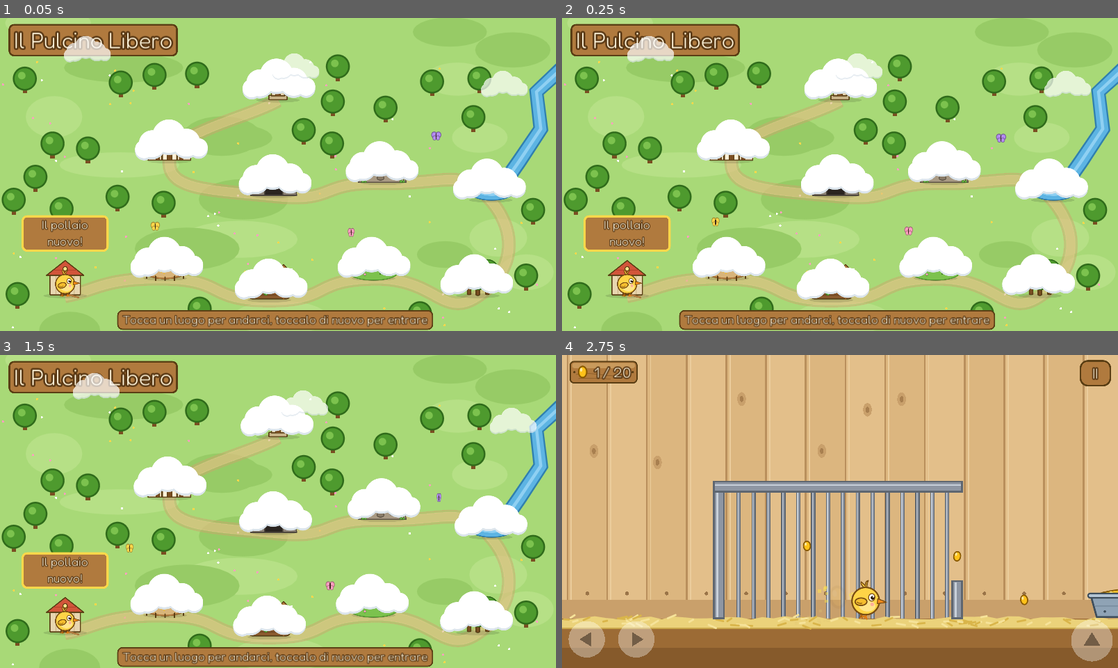
Above: before the commit, frames 1-4 (two rows, left to right).
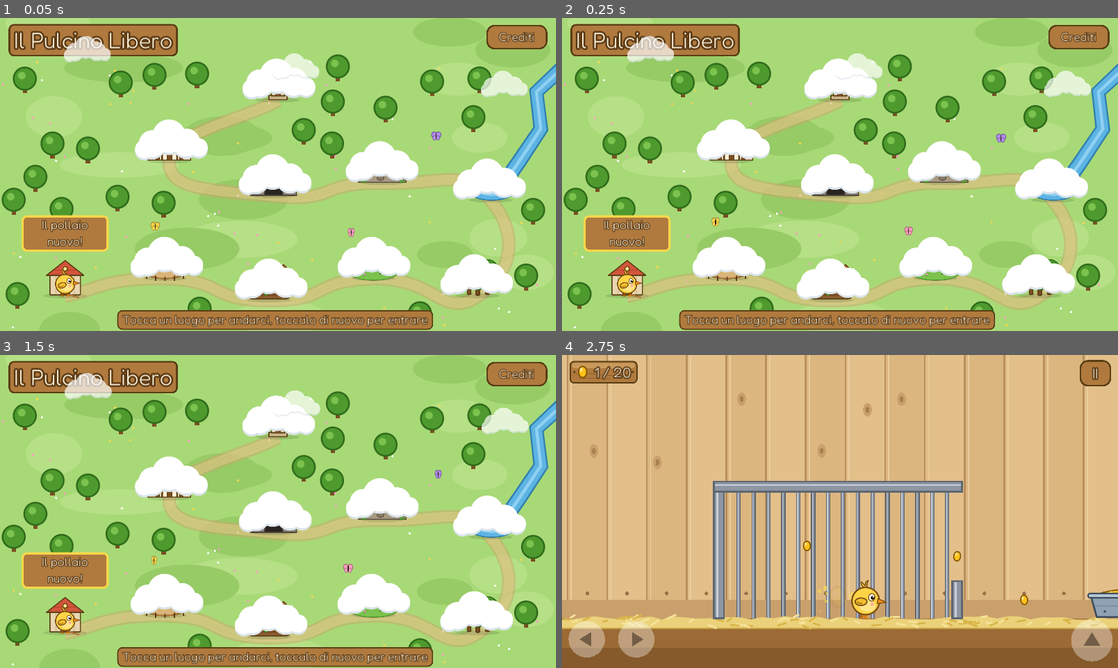
Above: after the commit, the same moments.

Repository: ricky80l/pulcino-libero
Game: Godot game, scene res://scenes/mappa.tscn
Same seed, same stepped clock (60 frames per second), same inputs: the game is played once before the commit and once after it.
Inputs (mouse positions are in pixels of both pictures, inside the frame that each line leads up to):
- Up to frame 1 (0.05 s): no input
- Up to frame 2 (0.25 s): no input
- Up to frame 3 (1.5 s): click (517, 373) at 0.5 s, where only the run after the commit has a clickable "Crediti"; click (278, 639) at 1.25 s, where only the run after the commit has a clickable "Torna alla mappa"
- Up to frame 4 (2.75 s): tap Enter (ui_accept) at 2 s; move the mouse to (962, 495) at 2.02 s; hold Right (move_right) from 2.03 s (still down); tap X (peck) at 2.1 s; click (962, 495) at 2.17 s; tap Space (jump) at 2.27 s

The runs differ from the first frame. In frame 1, 0.8% of the frame differs, in the area x 87-99%, y 2-10%; in frame 2, 0.8%; in frame 3, 2.5%, in the area x 11-99%, y 2-90%; in frame 4, nothing differs.

Commit message:
Schermata dei crediti con le licenze
Pulsante Crediti sulla mappa. La schermata cita l'autore, Godot Engine
(testo della licenza MIT preso dal motore), il font Fredoka (OFL) e
FreeType.

Co-Authored-By: Claude Opus 5.5 <noreply@anthropic.com>

Diff:
--- /dev/null
+++ b/assets/font/fredoka_testo.tres
@@ -0,0 +1,10 @@
+[gd_resource type="DynamicFont" load_steps=2 format=2]
+
+[ext_resource path="res://assets/font/Fredoka.ttf" type="DynamicFontData" id=1]
+
+[resource]
+size = 22
+outline_size = 0
+outline_color = Color( 0.35, 0.22, 0.08, 1 )
+use_filter = true
+font_data = ExtResource( 1 )
--- /dev/null
+++ b/scenes/crediti.tscn
@@ -0,0 +1,8 @@
+[gd_scene load_steps=2 format=2]
+
+[ext_resource path="res://scripts/crediti.gd" type="Script" id=1]
+
+[node name="Crediti" type="Control"]
+anchor_right = 1.0
+anchor_bottom = 1.0
+script = ExtResource( 1 )
--- /dev/null
+++ b/scripts/crediti.gd
@@ -0,0 +1,72 @@
+extends Control
+# Schermata dei crediti: chi ha fatto il gioco e le licenze di quello che usa (Godot, font Fredoka).
+# Si apre dalla mappa; il testo si scorre col dito o con la rotella.
+
+const Stile = preload("res://scripts/stile.gd")
+const FONT_TITOLO = preload("res://assets/font/fredoka_messaggio.tres")
+const FONT_PULSANTE = preload("res://assets/font/fredoka_piccolo.tres")
+const FONT_TESTO = preload("res://assets/font/fredoka_testo.tres")
+
+const TESTO := """IL PULCINO LIBERO
+
+Ideato e diretto da Riccardo.
+
+Realizzato con Godot Engine (godotengine.org).
+
+Carattere Fredoka: Copyright 2016 The Fredoka Project Authors (https://github.com/hafontia/Fredoka-One), distribuito con licenza SIL Open Font License, versione 1.1 (scripts.sil.org/OFL).
+
+Parti di questo software sono copyright (c) The FreeType Project (www.freetype.org). Tutti i diritti riservati.
+
+LICENZA DI GODOT ENGINE
+
+"""
+
+
+func _ready():
+	var sfondo := ColorRect.new()
+	sfondo.color = Color(0.55, 0.78, 0.95)
+	sfondo.anchor_right = 1.0
+	sfondo.anchor_bottom = 1.0
+	add_child(sfondo)
+
+	var titolo := Label.new()
+	titolo.text = "Crediti"
+	titolo.add_font_override("font", FONT_TITOLO)
+	titolo.add_color_override("font_color", Stile.CREMA)
+	titolo.align = Label.ALIGN_CENTER
+	titolo.anchor_right = 1.0
+	titolo.margin_top = 18
+	add_child(titolo)
+
+	# foglio color crema con il testo che scorre
+	var foglio := PanelContainer.new()
+	var stile_foglio := Stile.riquadro(Color("fff6dc"), Stile.CONTORNO, 4)
+	stile_foglio.content_margin_left = 24
+	stile_foglio.content_margin_right = 24
+	stile_foglio.content_margin_top = 16
+	stile_foglio.content_margin_bottom = 16
+	foglio.add_stylebox_override("panel", stile_foglio)
+	foglio.rect_position = Vector2(140, 100)
+	foglio.rect_size = Vector2(1000, 500)
+	add_child(foglio)
+
+	var scorrimento := ScrollContainer.new()
+	scorrimento.scroll_horizontal_enabled = false
+	foglio.add_child(scorrimento)
+
+	var testo := Label.new()
+	testo.autowrap = true
+	testo.rect_min_size = Vector2(920, 0)
+	testo.add_font_override("font", FONT_TESTO)
+	testo.add_color_override("font_color", Color("4a3210"))
+	testo.text = TESTO + Engine.get_license_text()
+	scorrimento.add_child(testo)
+
+	var indietro := Button.new()
+	indietro.text = "Torna alla mappa"
+	indietro.rect_position = Vector2(470, 618)
+	indietro.rect_min_size = Vector2(340, 76)
+	Stile.pulsante_legno(indietro, FONT_PULSANTE)
+	indietro.connect("pressed", Progressi, "torna_alla_mappa")
+	add_child(indietro)
+	indietro.grab_focus()
--- a/scripts/mappa.gd
+++ b/scripts/mappa.gd
@@ -169,6 +169,15 @@
 	aiuto.add_stylebox_override("normal", _tavola(Stile.CONTORNO, 3))
 	aiuto.rect_position = Vector2(270, 672)
 	add_child(aiuto)
+
+	var crediti := Button.new()
+	crediti.text = "Crediti"
+	crediti.focus_mode = Control.FOCUS_NONE  # non ruba le frecce al pulcino
+	crediti.rect_position = Vector2(1120, 16)
+	crediti.rect_min_size = Vector2(140, 56)
+	Stile.pulsante_legno(crediti, FONT_CARTELLI)
+	crediti.connect("pressed", get_tree(), "change_scene", ["res://scenes/crediti.tscn"])
+	add_child(crediti)
 
 
 func _crea_nuvole():
Not shown, changed: docs/index.html
Not shown, changed: docs/index.pck
